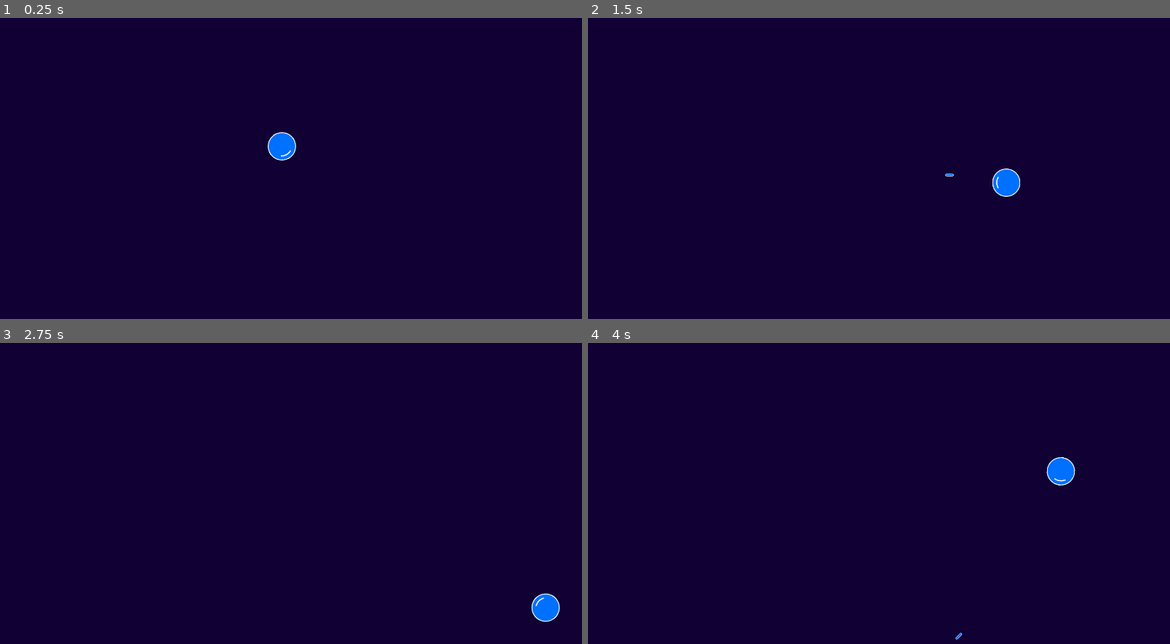
Above: before the commit, frames 1-4 (two rows, left to right).
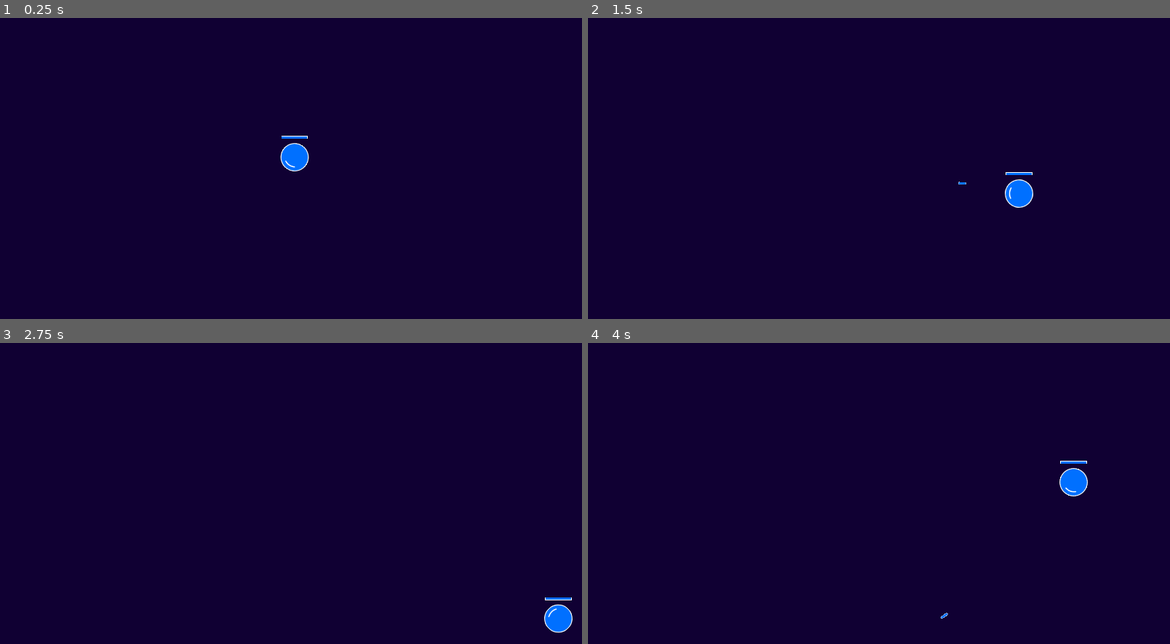
Above: after the commit, the same moments.

Repository: eduardojunio/arena-blaster
Game: Godot game, scene res://main.tscn
The game is run twice, just before and just after one commit, with the same random seed, the same clock (stepped at 60 frames per second) and the same inputs.
Inputs (mouse positions are in pixels of both pictures, inside the frame that each line leads up to):
- Up to frame 1 (0.25 s): no input
- Up to frame 2 (1.5 s): tap Enter at 0.5 s; move the mouse to (1007, 147) at 0.52 s; hold D (right) 0.53-1.28 s; click (1007, 147) at 0.67 s; move the mouse to (762, 180) at 1.27 s; hold Down (down) from 1.28 s (still down); click (762, 180) at 1.42 s
- Up to frame 3 (2.75 s): move the mouse to (349, 415) at 2.02 s; release Down (down) at 2.03 s; hold D (right) from 2.03 s (still down); click (349, 415) at 2.17 s
- Up to frame 4 (4 s): move the mouse to (849, 553) at 2.77 s; release D (right) at 2.78 s; hold Up (up) 2.78-3.53 s; click (849, 553) at 2.92 s; move the mouse to (1053, 535) at 3.52 s; hold Left (left) from 3.53 s (still down); click (1053, 535) at 3.67 s

The runs differ from the first frame. In frame 1, 0.6% of the frame differs, in the area x 46-54%, y 37-51%; in frame 2, 0.6%, in the area x 61-77%, y 50-64%; in frame 3, 0.6%; in frame 4, 0.6%.

Commit message:
Add health bar

Diff:
--- /dev/null
+++ b/health-bar.tres
@@ -0,0 +1,21 @@
+[gd_resource type="Theme" load_steps=3 format=3 uid="uid://lo2a43vhm1oe"]
+
+[sub_resource type="StyleBoxFlat" id="StyleBoxFlat_c7co8"]
+bg_color = Color(0.741176, 0.839216, 0.913725, 1)
+border_width_left = 1
+border_width_top = 1
+border_width_right = 1
+border_width_bottom = 1
+border_color = Color(1, 1, 1, 1)
+
+[sub_resource type="StyleBoxFlat" id="StyleBoxFlat_nusy0"]
+bg_color = Color(0, 0.439216, 1, 1)
+border_width_left = 1
+border_width_top = 1
+border_width_right = 1
+border_width_bottom = 1
+border_color = Color(0.8, 0.8, 0.8, 0)
+
+[resource]
+ProgressBar/styles/background = SubResource("StyleBoxFlat_c7co8")
+ProgressBar/styles/fill = SubResource("StyleBoxFlat_nusy0")
--- /dev/null
+++ b/health-bar.tscn
@@ -0,0 +1,10 @@
+[gd_scene load_steps=2 format=3 uid="uid://cqmuvlatit7rk"]
+
+[ext_resource type="Theme" uid="uid://lo2a43vhm1oe" path="res://health-bar.tres" id="1_y6c56"]
+
+[node name="HealthBar" type="ProgressBar"]
+offset_right = 58.0
+offset_bottom = 7.0
+theme = ExtResource("1_y6c56")
+value = 100.0
+show_percentage = false
--- a/main.gd
+++ b/main.gd
@@ -1,9 +1,10 @@
 extends Node2D
+
+@export var crosshair_texture: Texture2D
+@export var crosshair_size: Vector2
 
 func _ready():
 	set_crosshair()
 
 func set_crosshair():
-	var crosshair_texture = preload("res://crosshair.png")
-	var crosshair_size = Vector2(25, 25)
 	Input.set_custom_mouse_cursor(crosshair_texture, 0, crosshair_size / 2)
--- a/main.tscn
+++ b/main.tscn
@@ -1,10 +1,13 @@
-[gd_scene load_steps=3 format=3 uid="uid://cvj1gwsb4lmq3"]
+[gd_scene load_steps=4 format=3 uid="uid://cvj1gwsb4lmq3"]
 
 [ext_resource type="PackedScene" uid="uid://b8bcogac67an8" path="res://player.tscn" id="1_3y1hs"]
 [ext_resource type="Script" path="res://main.gd" id="1_7a7pj"]
+[ext_resource type="Texture2D" uid="uid://cteyuc7r4ghro" path="res://crosshair.png" id="2_8do2n"]
 
 [node name="root" type="Node2D"]
 script = ExtResource("1_7a7pj")
+crosshair_texture = ExtResource("2_8do2n")
+crosshair_size = Vector2(25, 25)
 
 [node name="Player" parent="." instance=ExtResource("1_3y1hs")]
-position = Vector2(620, 324)
+position = Vector2(648, 348)
--- a/mockup.svg
+++ b/mockup.svg
@@ -26,9 +26,9 @@
      inkscape:pagecheckerboard="0"
      inkscape:deskcolor="#d1d1d1"
      inkscape:document-units="mm"
-     inkscape:zoom="5.5348931"
-     inkscape:cx="862.34728"
-     inkscape:cy="373.26828"
+     inkscape:zoom="0.91157149"
+     inkscape:cx="624.74529"
+     inkscape:cy="328.00499"
      inkscape:window-width="1920"
      inkscape:window-height="1027"
      inkscape:window-x="0"
@@ -42,15 +42,6 @@
      inkscape:label="Layer 1"
      inkscape:groupmode="layer"
      id="layer1">
-    <circle
-       style="fill:#0070ff;fill-opacity:1;stroke:#ffffff;stroke-width:0.48933;stroke-opacity:1"
-       id="path1"
-       cx="154.38275"
-       cy="96.735046"
-       r="7.9009876"
-       inkscape:export-filename="player.png"
-       inkscape:export-xdpi="96"
-       inkscape:export-ydpi="96" />
     <path
        sodipodi:type="star"
        style="fill:#e61919;fill-opacity:1;stroke:#ffffff;stroke-width:0.705556;stroke-opacity:1"
@@ -87,11 +78,23 @@
        height="11.804054"
        x="242.0289"
        y="90.472214" />
-    <path
-       style="fill:none;fill-opacity:1;stroke:#ffffff;stroke-width:0.638986;stroke-linecap:round;stroke-linejoin:round;stroke-dasharray:none;stroke-opacity:1"
-       d="m 159.09743,93.722894 c 1.08373,2.188722 1.00204,4.18321 0,6.024304"
-       id="path5"
-       sodipodi:nodetypes="cc" />
+    <g
+       id="g3">
+      <circle
+         style="fill:#0070ff;fill-opacity:1;stroke:#ffffff;stroke-width:0.48933;stroke-opacity:1"
+         id="path1"
+         cx="154.38275"
+         cy="96.735046"
+         r="7.9009876"
+         inkscape:export-filename="player.png"
+         inkscape:export-xdpi="96"
+         inkscape:export-ydpi="96" />
+      <path
+         style="fill:none;fill-opacity:1;stroke:#ffffff;stroke-width:0.638986;stroke-linecap:round;stroke-linejoin:round;stroke-dasharray:none;stroke-opacity:1"
+         d="m 159.09743,93.722894 c 1.08373,2.188722 1.00204,4.18321 0,6.024304"
+         id="path5"
+         sodipodi:nodetypes="cc" />
+    </g>
     <path
        style="fill:none;fill-opacity:1;stroke:#ffffff;stroke-width:0.706;stroke-linecap:butt;stroke-linejoin:miter;stroke-dasharray:none;stroke-opacity:1"
        d="m 244.19764,93.046194 v 6.6561"
@@ -179,7 +182,10 @@
        x="-225.12621"
        y="-96.843735"
        ry="0"
-       transform="scale(-1)" />
+       transform="scale(-1)"
+       inkscape:export-filename="crosshair.png"
+       inkscape:export-xdpi="96"
+       inkscape:export-ydpi="96" />
     <rect
        style="fill:#ffffff;fill-opacity:1;stroke:#ffffff;stroke-width:0.2;stroke-linecap:butt;stroke-linejoin:miter;stroke-dasharray:none;stroke-opacity:1"
        id="rect16"
@@ -207,5 +213,20 @@
        y="221.59987"
        ry="0"
        transform="rotate(-90)" />
+    <g
+       id="g4"
+       transform="translate(0.26693439,-0.52916667)">
+      <rect
+         style="fill:#bdd6e9;fill-opacity:1;stroke:#ffffff;stroke-width:0.3;stroke-dasharray:none;stroke-opacity:1"
+         id="rect1"
+         width="14.034552"
+         height="1.5919733"
+         x="147.09854"
+         y="84.507126" />
+      <path
+         style="fill:#0070ff;fill-opacity:1;stroke:none;stroke-width:0.005;stroke-dasharray:none;stroke-opacity:1"
+         d="m 147.2502,85.30352 v -0.644673 h 4.87724 4.87724 v 0.644673 0.644674 h -4.87724 -4.87724 z"
+         id="path3" />
+    </g>
   </g>
 </svg>
--- a/player-bullet.gd
+++ b/player-bullet.gd
@@ -1,6 +1,6 @@
 extends Sprite2D
 
-var speed = 1500 # in pixels per second
+var speed = 0 # in pixels per second
 var direction = Vector2.ZERO # Direction the bullet will travel
 
 func _process(delta):
@@ -14,6 +14,5 @@
 func get_global_rect():
 	return Rect2(global_position - (get_size() / 2), get_size())
 
-# TODO: Duplicated from player script
 func get_size():
 	return get_rect().size
--- a/player.gd
+++ b/player.gd
@@ -1,9 +1,18 @@
-extends Sprite2D
+extends Node2D
 
-var PlayerBullet = preload("res://player-bullet.tscn")
+@export var health_bar: ProgressBar
+@export var sprite: Sprite2D
+@export var cooldown: Timer
+@export var bullet: PackedScene
+@export var speed = 400 # in pixels per second
+@export var bullet_speed = 1500 # in pixels per second
+@export var max_health = 300
+@export var current_health = 300
 
-var speed = 400 # in pixels per second
 var shooting = false
+
+func _ready():
+	update_health_bar()
 
 func _unhandled_input(event):
 	if event is InputEventMouseMotion:
@@ -16,15 +25,23 @@
 	if shooting:
 		shoot(get_global_mouse_position())
 
+func update_health_bar():
+	health_bar.max_value = max_health
+	health_bar.value = current_health
+
+func take_damage(value):
+	current_health = max(current_health - value, 0)
+	update_health_bar()
+
 func move(delta):
 	position += get_motion() * speed * delta
 	clamp_position()
 	rotate_sprite(get_global_mouse_position())
 
 func clamp_position():
-	var min = get_size() / 2
-	var max = get_viewport_size() - (get_size() / 2)
-	position = position.clamp(min, max)
+	var min_position = get_sprite_size() / 2
+	var max_position = get_viewport_size() - (get_sprite_size() / 2)
+	position = position.clamp(min_position, max_position)
 
 func get_motion():
 	var result = Vector2.ZERO
@@ -38,38 +55,37 @@
 		result.x += 1
 	return result.normalized()
 
-func get_size():
-	return get_rect().size
+func get_sprite_size():
+	return sprite.get_rect().size
 
 func get_viewport_size():
 	return get_viewport().get_visible_rect().size
 
 func rotate_sprite(target_position):
-	rotation = get_direction_rotation(get_direction(target_position))
+	sprite.rotation = get_direction_rotation(get_sprite_direction(target_position))
 
 func shoot(target_position):
-	var cooldown = $Cooldown
-
 	if not cooldown.is_stopped():
 		return
 
-	var bullet_instance = PlayerBullet.instantiate()
+	var bullet_instance = bullet.instantiate()
 	get_parent().add_child(bullet_instance)
 
-	var bullet_direction = get_direction(target_position)
+	var bullet_direction = get_sprite_direction(target_position)
 	bullet_instance.direction = bullet_direction
+	bullet_instance.speed = bullet_speed
 	bullet_instance.rotation = get_direction_rotation(bullet_direction)
 	var bullet_size_offset = (bullet_instance.get_size().x / 2) * bullet_direction
 	var extra_offset = 10 * bullet_direction
-	bullet_instance.global_position = global_position + (bullet_direction * get_radius()) + bullet_size_offset + extra_offset
+	bullet_instance.global_position = sprite.global_position + (bullet_direction * get_sprite_radius()) + bullet_size_offset + extra_offset
 
 	cooldown.start()
 
-func get_direction(target_position):
-	return (target_position - global_position).normalized()
+func get_sprite_direction(target_position):
+	return (target_position - sprite.global_position).normalized()
 
 func get_direction_rotation(direction):
 	return Vector2.RIGHT.angle_to(direction)
 
-func get_radius():
-	return get_size().x / 2
+func get_sprite_radius():
+	return get_sprite_size().x / 2
--- a/player.tscn
+++ b/player.tscn
@@ -1,11 +1,27 @@
-[gd_scene load_steps=3 format=3 uid="uid://b8bcogac67an8"]
+[gd_scene load_steps=5 format=3 uid="uid://b8bcogac67an8"]
 
 [ext_resource type="Texture2D" uid="uid://33g70ecclapi" path="res://player.png" id="1_7606w"]
 [ext_resource type="Script" path="res://player.gd" id="2_djfmq"]
+[ext_resource type="PackedScene" uid="uid://cayh8q3yk3y3p" path="res://player-bullet.tscn" id="2_uclsc"]
+[ext_resource type="PackedScene" uid="uid://cqmuvlatit7rk" path="res://health-bar.tscn" id="3_b61oy"]
 
-[node name="Player" type="Sprite2D"]
+[node name="Player" type="Node2D" node_paths=PackedStringArray("health_bar", "sprite", "cooldown")]
+script = ExtResource("2_djfmq")
+health_bar = NodePath("HealthBar")
+sprite = NodePath("Sprite")
+cooldown = NodePath("Cooldown")
+bullet = ExtResource("2_uclsc")
+metadata/_edit_group_ = true
+
+[node name="HealthBar" parent="." instance=ExtResource("3_b61oy")]
+offset_left = -29.0
+offset_top = -47.0
+offset_right = 29.0
+offset_bottom = -40.0
+metadata/_edit_use_anchors_ = true
+
+[node name="Sprite" type="Sprite2D" parent="."]
 texture = ExtResource("1_7606w")
-script = ExtResource("2_djfmq")
 
 [node name="Cooldown" type="Timer" parent="."]
 wait_time = 0.125
